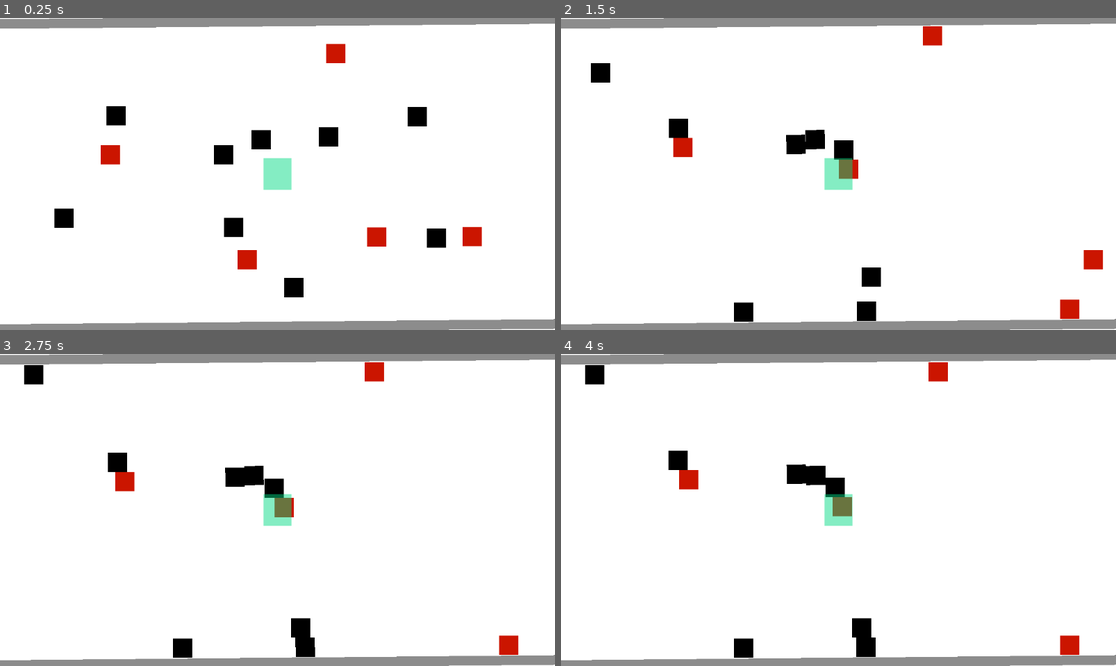
Above: before the commit, frames 1-4 (two rows, left to right).
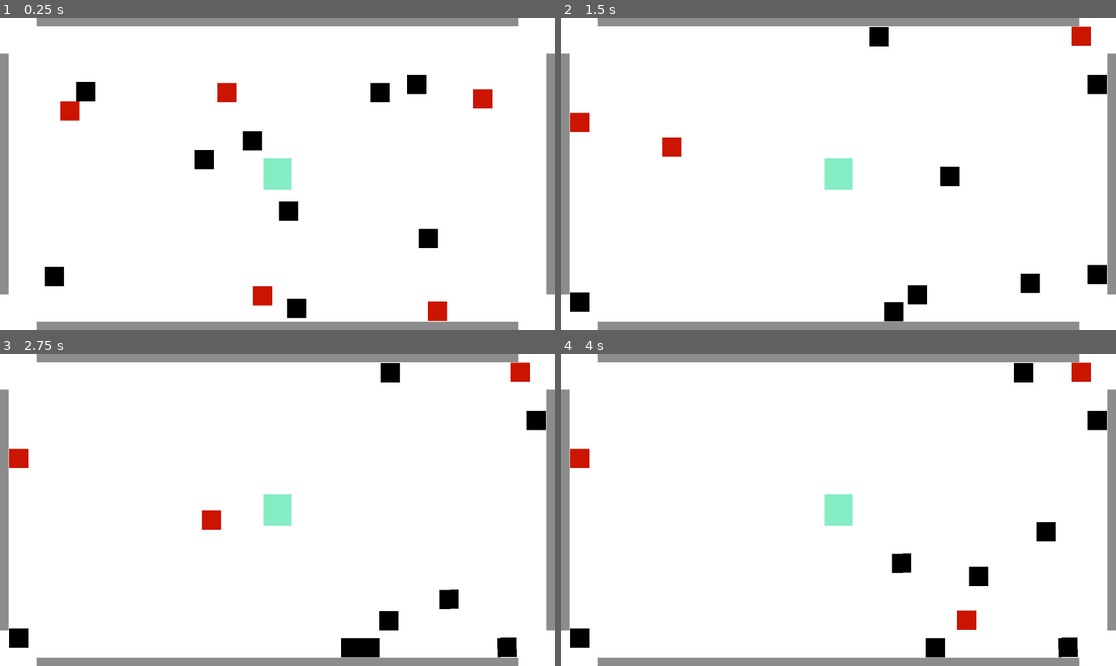
Above: after the commit, the same moments.

Repository: Resistance-R/NaturalSelection
Game: Godot game, scene res://Scenes/main.tscn
The game is run twice, just before and just after one commit, with the same random seed, the same clock (stepped at 60 frames per second) and the same inputs.
Inputs:
- Up to frame 1 (0.25 s): no input
- Up to frame 2 (1.5 s): no input
- Up to frame 3 (2.75 s): no input
- Up to frame 4 (4 s): no input

The runs differ from the first frame. In frame 1, 9.7% of the frame differs, in the area x 0-100%, y 0-100%; in frame 2, 9.0%; in frame 3, 8.7%; in frame 4, 8.8%.

Commit message:
add movement

Diff:
--- /dev/null
+++ b/Scenes/Walls.gd
@@ -0,0 +1,11 @@
+extends Node2D
+
+
+# Called when the node enters the scene tree for the first time.
+func _ready():
+	add_to_group("walls")
+
+
+# Called every frame. 'delta' is the elapsed time since the previous frame.
+func _process(delta):
+	pass
--- a/Scenes/arena.tscn
+++ b/Scenes/arena.tscn
@@ -1,4 +1,6 @@
 [gd_scene load_steps=7 format=3 uid="uid://caxrk345pn63u"]
+
+[ext_resource type="Script" path="res://Scenes/Walls.gd" id="1_nva34"]
 
 [sub_resource type="CanvasTexture" id="CanvasTexture_geqvm"]
 
@@ -6,8 +8,6 @@
 
 [sub_resource type="RectangleShape2D" id="RectangleShape2D_q3605"]
 size = Vector2(0.98, 1.02)
-
-[sub_resource type="PhysicsMaterial" id="PhysicsMaterial_c2d0c"]
 
 [sub_resource type="CanvasTexture" id="CanvasTexture_17tf7"]
 specular_color = Color(0, 0, 0, 1)
@@ -33,74 +33,79 @@
 shape = SubResource("RectangleShape2D_q3605")
 
 [node name="Walls" type="Node2D" parent="."]
+script = ExtResource("1_nva34")
 
 [node name="Upper" type="RigidBody2D" parent="Walls"]
 position = Vector2(0, -240)
-physics_material_override = SubResource("PhysicsMaterial_c2d0c")
 gravity_scale = 1.66533e-16
+max_contacts_reported = 30
+contact_monitor = true
 
 [node name="Upper" type="Sprite2D" parent="Walls/Upper"]
 modulate = Color(0.548963, 0.548963, 0.548963, 1)
 z_index = 1
-scale = Vector2(1500, 20)
+scale = Vector2(1000, 20)
 texture = SubResource("CanvasTexture_17tf7")
 
 [node name="CollisionShape2D" type="CollisionShape2D" parent="Walls/Upper"]
 z_index = 1
 position = Vector2(-4.673e-08, 0)
-scale = Vector2(300, 450)
+scale = Vector2(200, 450)
 shape = SubResource("RectangleShape2D_sc3p2")
 
 [node name="Lower" type="RigidBody2D" parent="Walls"]
 z_index = 1
 position = Vector2(2.08165e-12, 240)
-physics_material_override = SubResource("PhysicsMaterial_c2d0c")
 gravity_scale = 1.66533e-16
+max_contacts_reported = 30
+contact_monitor = true
 
 [node name="Upper" type="Sprite2D" parent="Walls/Lower"]
 modulate = Color(0.548963, 0.548963, 0.548963, 1)
 z_index = 1
-scale = Vector2(1500, 20)
+scale = Vector2(1000, 20)
 texture = SubResource("CanvasTexture_17tf7")
 
 [node name="CollisionShape2D" type="CollisionShape2D" parent="Walls/Lower"]
 z_index = 1
 position = Vector2(-4.673e-08, 0)
-scale = Vector2(300, 450)
+scale = Vector2(200, 450)
 shape = SubResource("RectangleShape2D_sc3p2")
 
 [node name="Left" type="RigidBody2D" parent="Walls"]
 position = Vector2(-490, 1.52588e-05)
 rotation = 1.5708
-physics_material_override = SubResource("PhysicsMaterial_c2d0c")
 gravity_scale = 1.66533e-16
+max_contacts_reported = 30
+contact_monitor = true
 
 [node name="Left" type="Sprite2D" parent="Walls/Left"]
 modulate = Color(0.548963, 0.548963, 0.548963, 1)
 z_index = 1
-scale = Vector2(1000, 20)
+scale = Vector2(500, 20)
 texture = SubResource("CanvasTexture_17tf7")
 
 [node name="CollisionShape2D" type="CollisionShape2D" parent="Walls/Left"]
 z_index = 1
 position = Vector2(-4.673e-08, 0)
-scale = Vector2(200, 450)
+scale = Vector2(100, 450)
 shape = SubResource("RectangleShape2D_sc3p2")
 
 [node name="Right" type="RigidBody2D" parent="Walls"]
 position = Vector2(490, 2.08165e-12)
 rotation = 1.5708
-physics_material_override = SubResource("PhysicsMaterial_c2d0c")
 gravity_scale = 1.66533e-16
+max_contacts_reported = 30
+contact_monitor = true
 
 [node name="Left" type="Sprite2D" parent="Walls/Right"]
 modulate = Color(0.548963, 0.548963, 0.548963, 1)
 z_index = 1
-scale = Vector2(1000, 20)
+scale = Vector2(500, 20)
 texture = SubResource("CanvasTexture_17tf7")
 
 [node name="CollisionShape2D" type="CollisionShape2D" parent="Walls/Right"]
 z_index = 1
 position = Vector2(-4.673e-08, 0)
-scale = Vector2(200, 450)
+scale = Vector2(100, 450)
 shape = SubResource("RectangleShape2D_sc3p2")
--- a/Scenes/predator.gd
+++ b/Scenes/predator.gd
@@ -1,9 +1,15 @@
 extends RigidBody2D
 
-@export var velocity = Vector2(randf_range(-10, 10), randf_range(-10, 10))
+var velocity
 
 func _ready():
+	velocity = Vector2(randi_range(-10, 10), randi_range(-10, 10))
 	add_to_group("predator")
 
 func _process(delta):
 	move_and_collide(velocity)
+
+func _on_body_entered(body):
+	print("entered")
+	velocity = Vector2(randi_range(-10, 10), randi_range(-10, 10))
+	print("vetor changed")
--- a/Scenes/predator.tscn
+++ b/Scenes/predator.tscn
@@ -9,6 +9,8 @@
 
 [node name="Predator" type="RigidBody2D"]
 gravity_scale = 1.66533e-16
+max_contacts_reported = 30
+contact_monitor = true
 script = ExtResource("1_5p3xf")
 
 [node name="Sprite2D" type="Sprite2D" parent="."]
@@ -20,3 +22,5 @@
 position = Vector2(0, 1.19209e-07)
 scale = Vector2(40, 40)
 shape = SubResource("RectangleShape2D_7f7pq")
+
+[connection signal="body_entered" from="." to="." method="_on_body_entered"]
--- a/Scenes/prey.gd
+++ b/Scenes/prey.gd
@@ -3,11 +3,16 @@
 var velocity
 
 func _ready():
-	velocity = Vector2(randf_range(-5, 5), randf_range(-5, 5))
+	velocity = Vector2(randi_range(-5, 5), randi_range(-5, 5))
 	add_to_group("prey")
 
 func _physics_process(delta):
 	move_and_collide(velocity)
 
 func _on_body_entered(body):
-	velocity = Vector2(randf_range(-5, 5), randf_range(-5, 5))
+	print("entered")
+	velocity = Vector2(randi_range(-5, 5), randi_range(-5, 5))
+	print("vetor changed")
+
+	if(body.is_in_group("predator")):
+		queue_free()
--- a/Scenes/prey.tscn
+++ b/Scenes/prey.tscn
@@ -9,6 +9,8 @@
 
 [node name="Prey" type="RigidBody2D"]
 gravity_scale = 1.66533e-16
+max_contacts_reported = 30
+contact_monitor = true
 script = ExtResource("1_ydxvf")
 
 [node name="Sprite2D" type="Sprite2D" parent="."]
